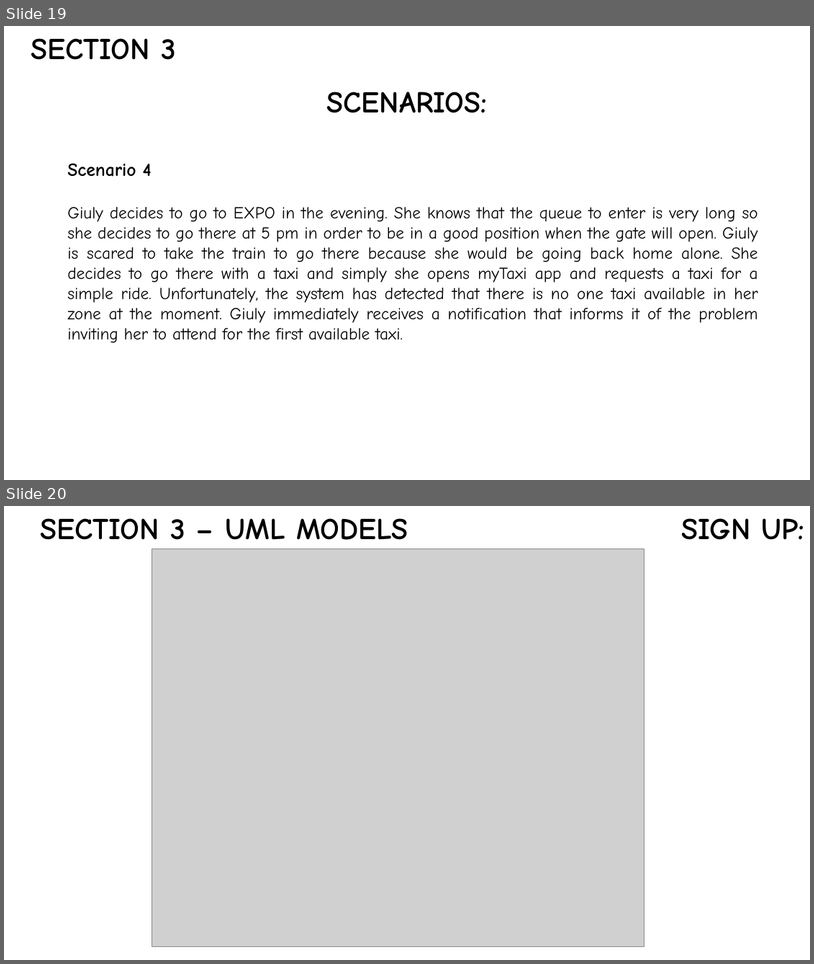
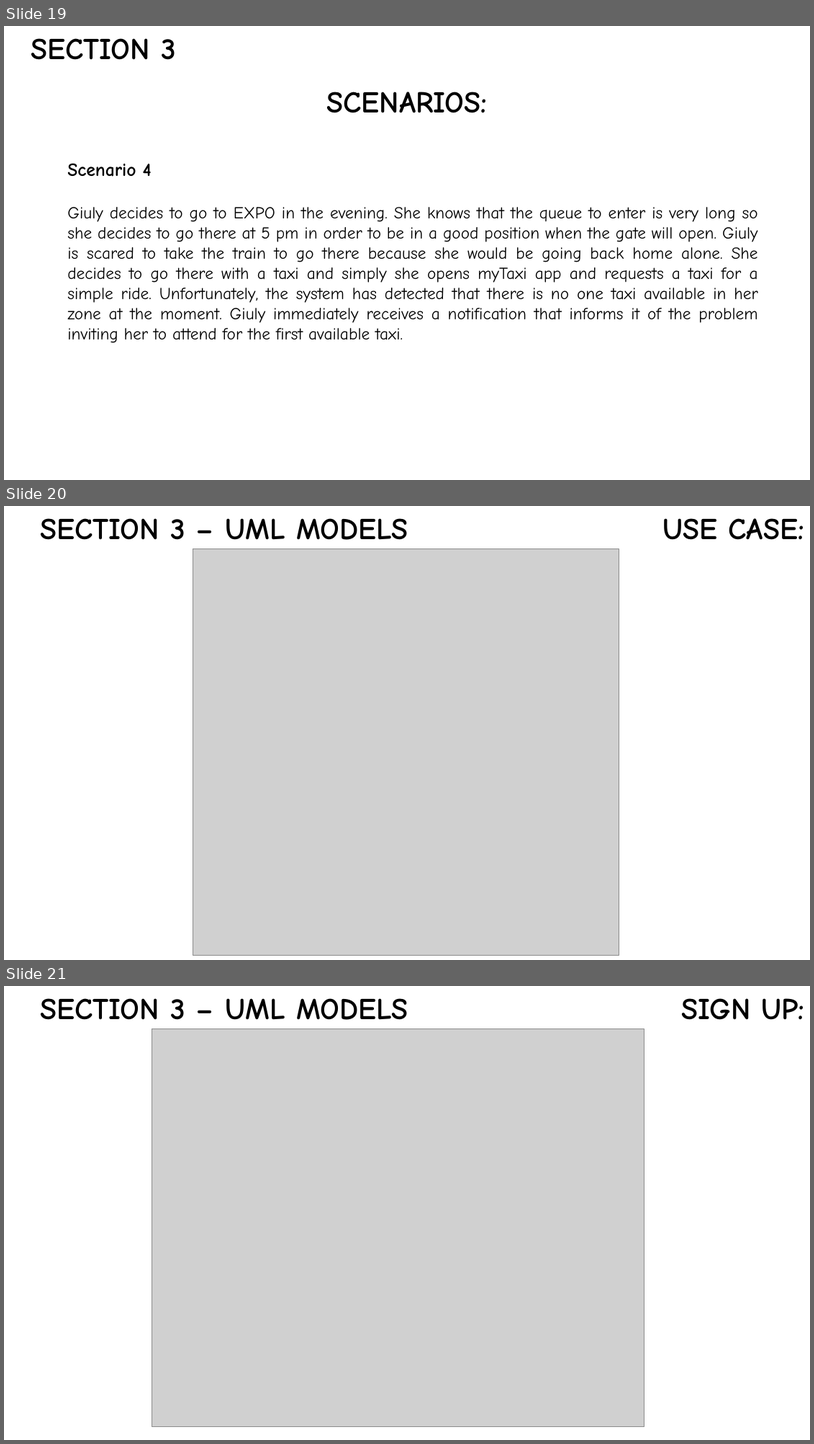
Before and after one commit to MassimoSchiavo/MyTaxiService-Schiavo-Cittar, a slide deck: Presentazione RASD/Presentazione RASD.pptx. Shown one above the other, each under a label of ours: slides 19 and 20 before the commit, slides 19, 20 and 21 after it. The pictures are 814x964 and 814x1444 pixels, drawn with LibreOffice and Linux fonts; fonts in the diff are those of the drawing; grey boxes stand for pictures. Boxes give left, top, right and bottom in pixels: in the first picture for what was removed or moved away, otherwise in the second. Text is boxed around its words. In the diff, an @@ line names an element or a change of style, - is before the commit and + after.

Commit message:
Presentazione RASD
Aggiunto use case

```diff
--- a/Presentazione RASD/Presentazione RASD.pptx
+++ b/Presentazione RASD/Presentazione RASD.pptx
@@ slide 20 added at bbox=[4, 506, 810, 960], background #FFFFFF @@
@@ text added at bbox=[41, 518, 408, 549], 36 pt, text #000000, bold @@
+SECTION 3 – UML MODELS
@@ text added at bbox=[664, 518, 805, 540], 36 pt, text #000000, bold @@
+USE CASE:
@@ picture added at bbox=[193, 549, 620, 955] @@
@@ what was slide 20 is now slide 21 @@
```
Also in this commit, not shown: 3 slides changed, 1 other file.
